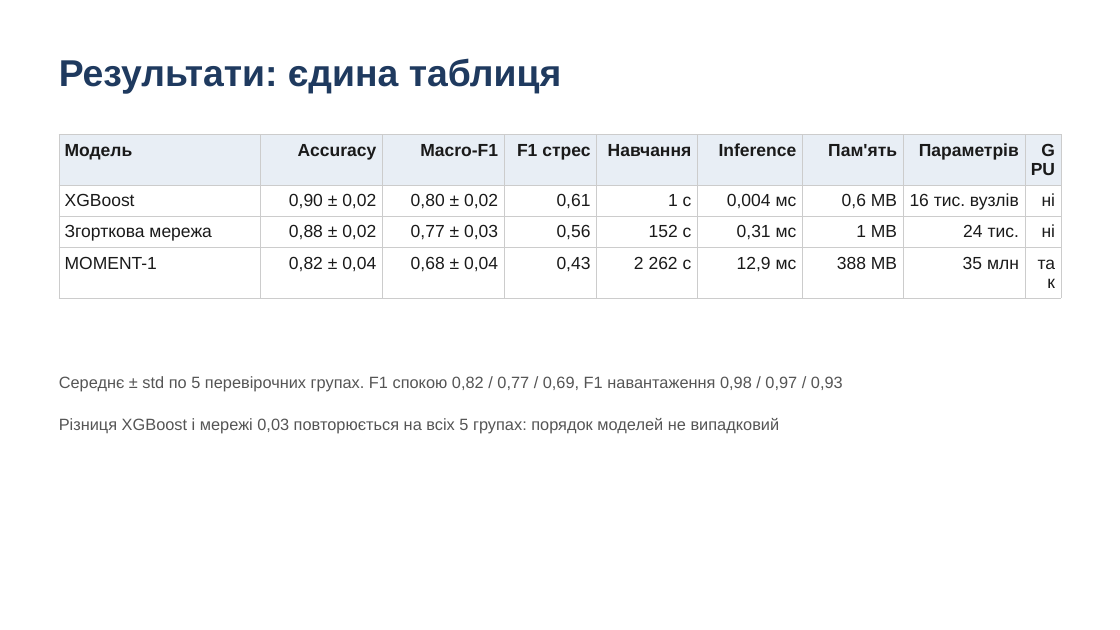
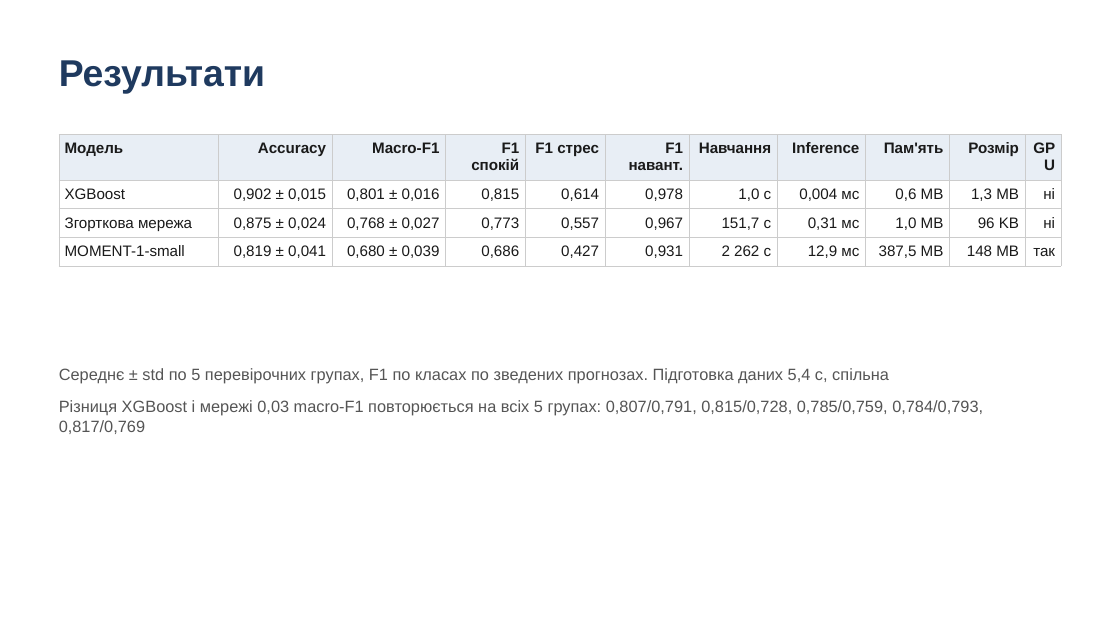
Before and after one commit to lukovskiy541/wearable-stress-exercise, a slide deck: slide 6 of presentation.pptx. Drawn at 1120x630 pixels with LibreOffice and Linux fonts; fonts in the diff are those of the drawing. Boxes give left, top, right and bottom in pixels: in the first picture for what was removed or moved away, otherwise in the second. Text is boxed around its words. In the diff, an @@ line names an element or a change of style, - is before the commit and + after.

```diff
--- a/presentation.pptx
+++ b/presentation.pptx
@@ text at bbox=[59, 60, 265, 94]: text changed @@
-Результати: єдина таблиця
+Результати
@@ table at bbox=[59, 134, 1061, 262] @@
-column 1: Модель | XGBoost | Згорткова мережа | MOMENT-1
-column 2: Accuracy | 0,90 ± 0,02 | 0,88 ± 0,02 | 0,82 ± 0,04
-column 3: Macro-F1 | 0,80 ± 0,02 | 0,77 ± 0,03 | 0,68 ± 0,04
-column 4: F1 стрес | 0,61 | 0,56 | 0,43
-column 5: Навчання | 1 с | 152 с | 2 262 с
+column 1: Модель | XGBoost | Згорткова мережа | MOMENT-1-small
+column 2: Accuracy | 0,902 ± 0,015 | 0,875 ± 0,024 | 0,819 ± 0,041
+column 3: Macro-F1 | 0,801 ± 0,016 | 0,768 ± 0,027 | 0,680 ± 0,039
+column 4: F1 спокій | 0,815 | 0,773 | 0,686
+column 5: F1 стрес | 0,614 | 0,557 | 0,427
+column 6: F1 навант. | 0,978 | 0,967 | 0,931
+column 7: Навчання | 1,0 с | 151,7 с | 2 262 с
-column 9, row 3: 1 MB
+column 9, row 3: 1,0 MB
-column 9, row 4: 388 MB
+column 9, row 4: 387,5 MB
-column 8: Параметрів | 16 тис. вузлів | 24 тис. | 35 млн
+column 10: Розмір | 1,3 MB | 96 KB | 148 MB
@@ text at bbox=[59, 368, 889, 384]: text changed @@
-Середнє ± std по 5 перевірочних групах. F1 спокою 0,82 / 0,77 / 0,69, F1 навантаження 0,98 / 0,97 / 0,93
+Середнє ± std по 5 перевірочних групах, F1 по класах по зведених прогнозах. Підготовка даних 5,4 с, спільна
@@ text at bbox=[59, 400, 983, 434]: text changed @@
-Різниця XGBoost і мережі 0,03 повторюється на всіх 5 групах: порядок моделей не випадковий
+Різниця XGBoost і мережі 0,03 macro-F1 повторюється на всіх 5 групах: 0,807/0,791, 0,815/0,728, 0,785/0,759, 0,784/0,793, 0,817/0,769
```
Also in this commit, not shown: 9 other slides changed, 1 other file.
